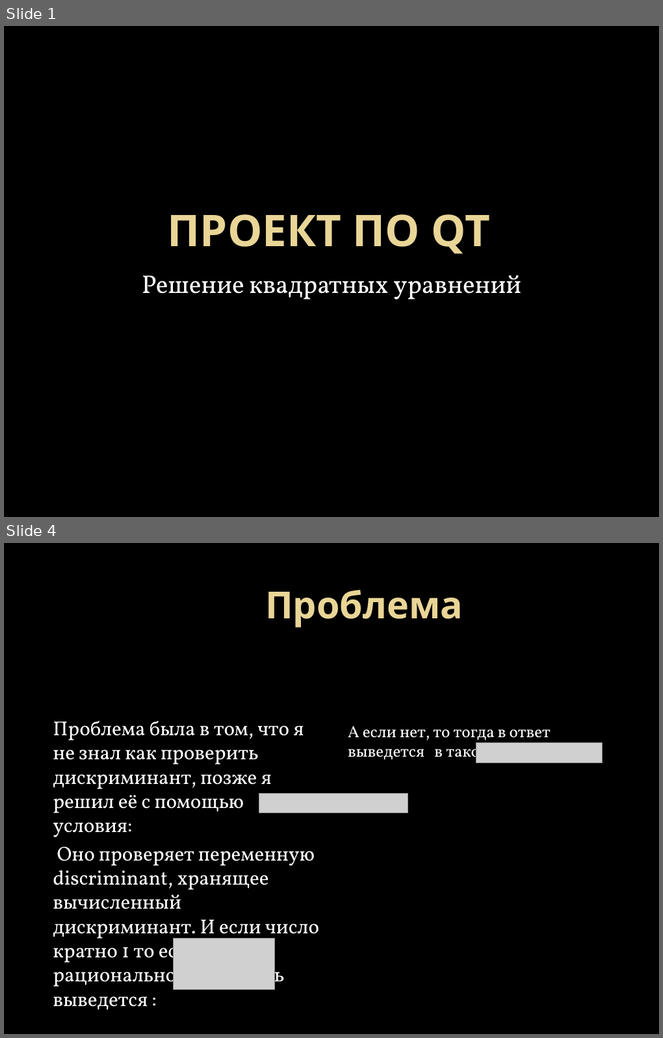
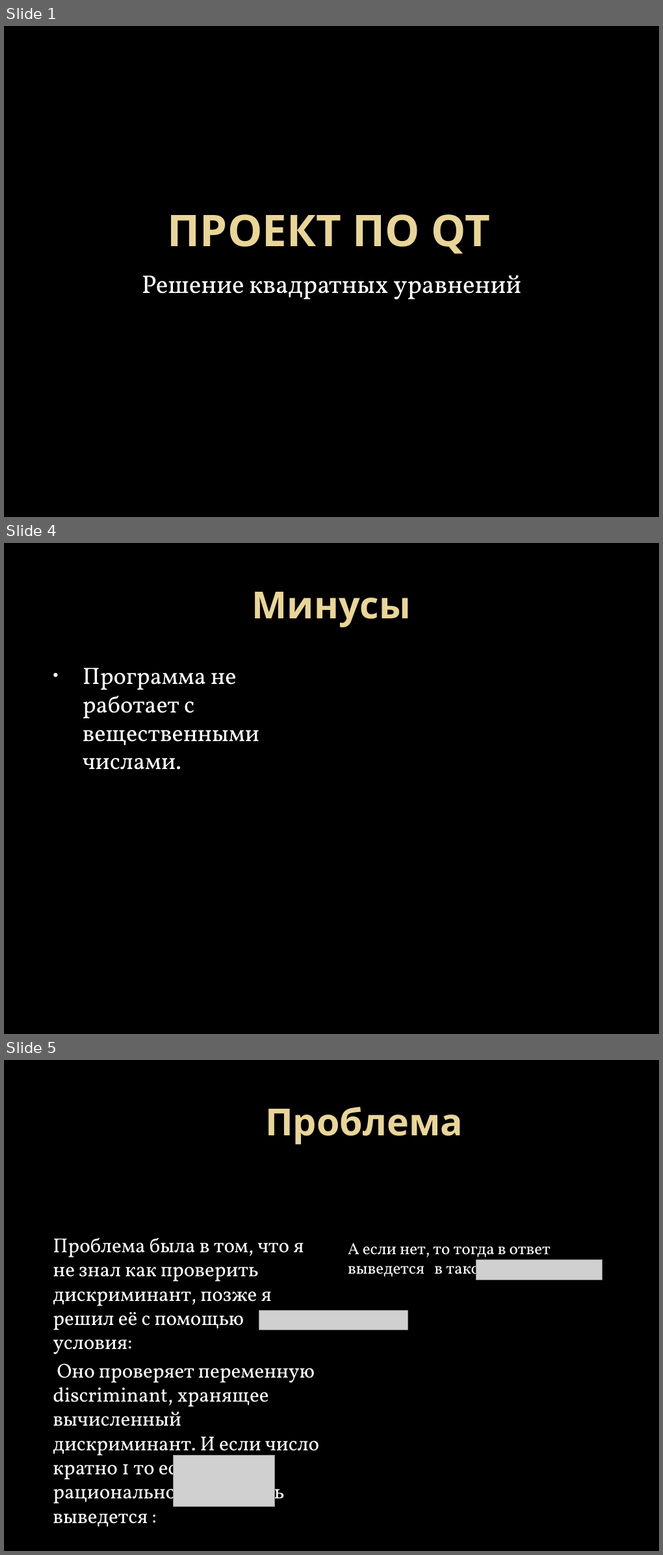
Before and after one commit to Misantrhope/Solutio-aequationem-quadraticam, a slide deck: Текст,презентация/Презентация.pptx. Shown one above the other, each under a label of ours: slides 1 and 4 before the commit, slides 1, 4 and 5 after it; the slides between them are not shown. The pictures are 663x1038 and 663x1555 pixels, drawn with LibreOffice and Linux fonts; fonts in the diff are those of the drawing; grey boxes stand for pictures; background and template pictures are left out. Boxes give left, top, right and bottom in pixels: in the first picture for what was removed or moved away, otherwise in the second. Text is boxed around its words. In the diff, an @@ line names an element or a change of style, - is before the commit and + after.

```diff
--- a/Текст,презентация/Презентация.pptx
+++ b/Текст,презентация/Презентация.pptx
@@ slide 4 added at (4,543,659,1034), background picture (left out) @@
@@ title added at (252,592,411,627), 41 pt, text gradient #EAD696 to #E7D081, bold @@
+Минусы
@@ text added at (83,668,259,770), 26 pt, text #FFFFFF @@
+• Программа не работает с вещественными числами.
@@ what was slide 4 is now slide 5 @@
```
Also in this commit, not shown: 3 other slides added, 2 slides removed, 3 other files.
